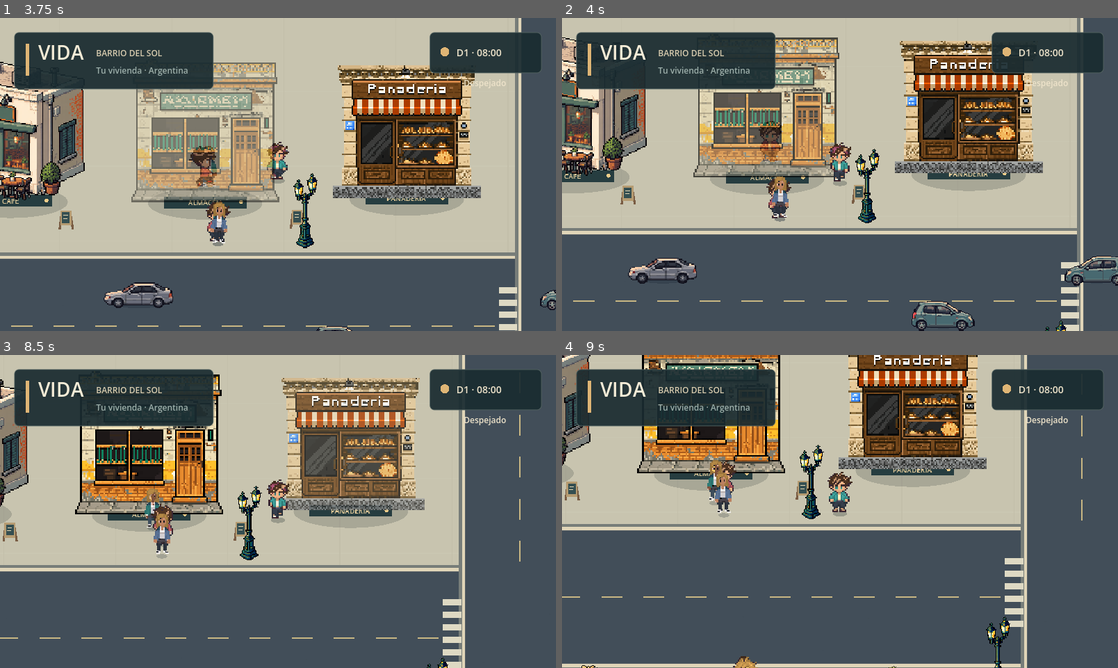
Above: before the commit, frames 1-4 (two rows, left to right).
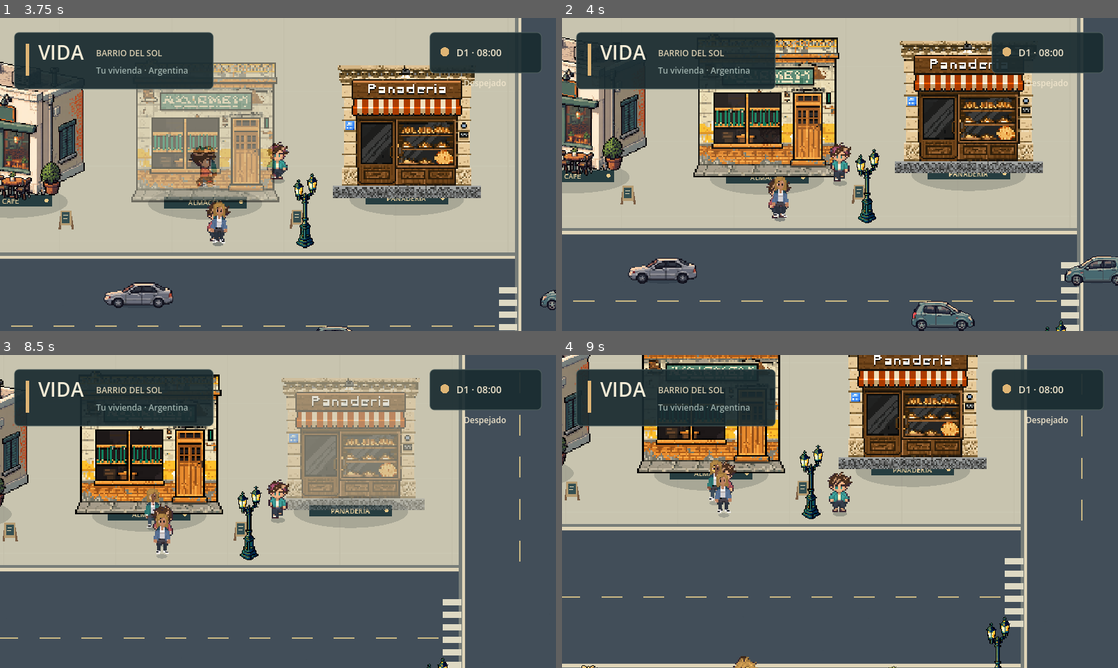
Above: after the commit, the same moments.

Repository: AgustinWojtyszyn/Life--simulador-de-vida
Game: Godot game, scene res://scenes/playground.tscn
Two runs of this game, one before a commit and one after it. Both use one fixed random seed, a clock stepped at 60 frames per second and the inputs below. This scene is started directly instead of the project's main scene.
Inputs (mouse positions are in pixels of both pictures, inside the frame that each line leads up to):
- Up to frame 1 (3.75 s): move the mouse to (250, 237) at 0.52 s; hold W (move_up) 0.53-1.25 s; tap E (interact) at 0.6, 2.1, 3.6 s; click (250, 237) at 0.67 s; drag from (444, 221) to (250, 237) at 1.27 s; move the mouse to (111, 127) at 2.02 s; hold A (move_left) 2.03-2.75 s; drag from (305, 174) to (111, 127) at 2.77 s; move the mouse to (194, 96) at 3.52 s; hold S (move_down) from 3.53 s (still down)
- Up to frame 2 (4 s): keep holding S (move_down)
- Up to frame 3 (8.5 s): release S (move_down) at 4.25 s; drag from (400, 495) to (194, 433) at 4.27 s; move the mouse to (166, 527) at 5.02 s; hold W (move_up) 5.03-5.75 s; tap E (interact) at 5.1, 6.6, 8.1 s; click (166, 527) at 5.17 s; drag from (333, 442) to (166, 527) at 5.77 s; move the mouse to (250, 574) at 6.52 s; hold D (move_right) 6.53-7.25 s; drag from (444, 558) to (250, 574) at 7.27 s; move the mouse to (111, 464) at 8.02 s; hold S (move_down) from 8.03 s (still down)
- Up to frame 4 (9 s): release S (move_down) at 8.75 s; drag from (867, 511) to (673, 464) at 8.77 s

Frame 1 is identical in both runs. In frame 2, 6.0% of the frame differs, in the area x 23-50%, y 6-51%; in frame 3, 7.4%, in the area x 50-77%, y 7-50%; in frame 4, nothing differs.

Commit message:
perf: throttle city occlusion scans

Diff:
--- a/scripts/playground.gd
+++ b/scripts/playground.gd
@@ -23,6 +23,7 @@
 var occluders: Array[Sprite2D] = []
 var texture_used_cache: Dictionary = {}
 var road_cache: Array[Rect2] = []
+var occlusion_clock := 0.0
 # Two active lanes. Vehicles recycle beyond camera limits; parked cars stay solid.
 const TRAFFIC_LANES := [
 	{"from": Vector2(-140, 512), "to": Vector2(2540, 512), "direction": Vector2.RIGHT},
@@ -286,18 +287,27 @@
 		add_solid(Rect2(pos + footprint.position, footprint.size))
 
 func _process(delta: float) -> void:
-	# Keep the controllable resident readable while passing behind a facade/canopy.
+	# Visibility/occlusion does not need a 60 Hz scan over every facade and tree.
+	# Updating at 10 Hz keeps the same visual behaviour while removing hundreds
+	# of transforms and rect checks per rendered frame in the expanded district.
+	occlusion_clock += delta
+	if occlusion_clock < 0.10:
+		return
+	var elapsed := occlusion_clock
+	occlusion_clock = 0.0
 	var player: Node2D = $Player
 	for sprite in occluders:
-		var nearby := player.position.distance_squared_to(sprite.get_parent().position) < 1050.0 * 1050.0
-		sprite.get_parent().visible = nearby
-		if not nearby: continue
-		var behind: bool = player.position.y < sprite.get_parent().position.y
+		var parent := sprite.get_parent() as Node2D
+		var nearby := player.position.distance_squared_to(parent.position) < 1050.0 * 1050.0
+		parent.visible = nearby
+		if not nearby:
+			continue
+		var behind: bool = player.position.y < parent.position.y
 		var local_head := sprite.to_local(player.position - Vector2(0, 15))
 		var covered: bool = behind and sprite.get_rect().has_point(local_head)
-		sprite.modulate.a = move_toward(sprite.modulate.a, 0.45 if covered else 1.0, delta * 4.0)
-		if sprite.get_parent().get_script() == CityBuildingScript:
-			sprite.get_parent().modulate.a = 1.0
+		sprite.modulate.a = move_toward(sprite.modulate.a, 0.45 if covered else 1.0, elapsed * 4.0)
+		if parent.get_script() == CityBuildingScript:
+			parent.modulate.a = 1.0
 
 func build_expansion() -> void:
 	var data: DistrictData = WorldManager.district
